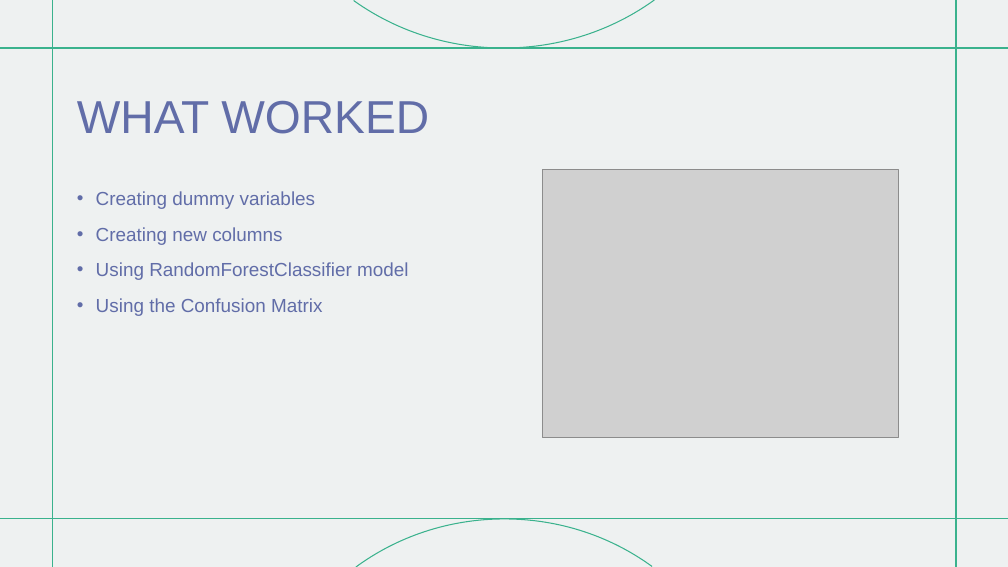
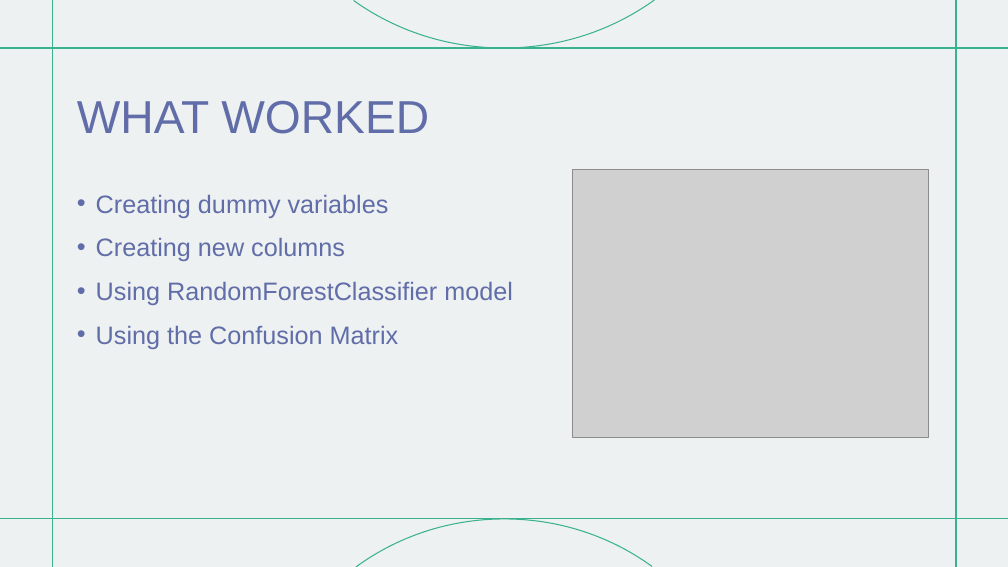
Before and after one commit to cmattcasey/ISDS7070, a slide deck: slide 7 of Group_Project_Presentation_V3.pptx. Drawn at 1008x567 pixels with LibreOffice and Linux fonts; fonts in the diff are those of the drawing; grey boxes stand for pictures. Boxes give left, top, right and bottom in pixels: in the first picture for what was removed or moved away, otherwise in the second. Text is boxed around its words. In the diff, an @@ line names an element or a change of style, - is before the commit and + after.

```diff
--- a/Group_Project_Presentation_V3.pptx
+++ b/Group_Project_Presentation_V3.pptx
@@ picture: place and size @@
-picture at [542,170,898,438]
+picture at [573,170,929,438]
@@ text "Creating dummy variables" at [96,195,513,349]: size 18 to 24 pt @@
```
Also in this commit, not shown: 2 other slides changed, 1 slide added.
